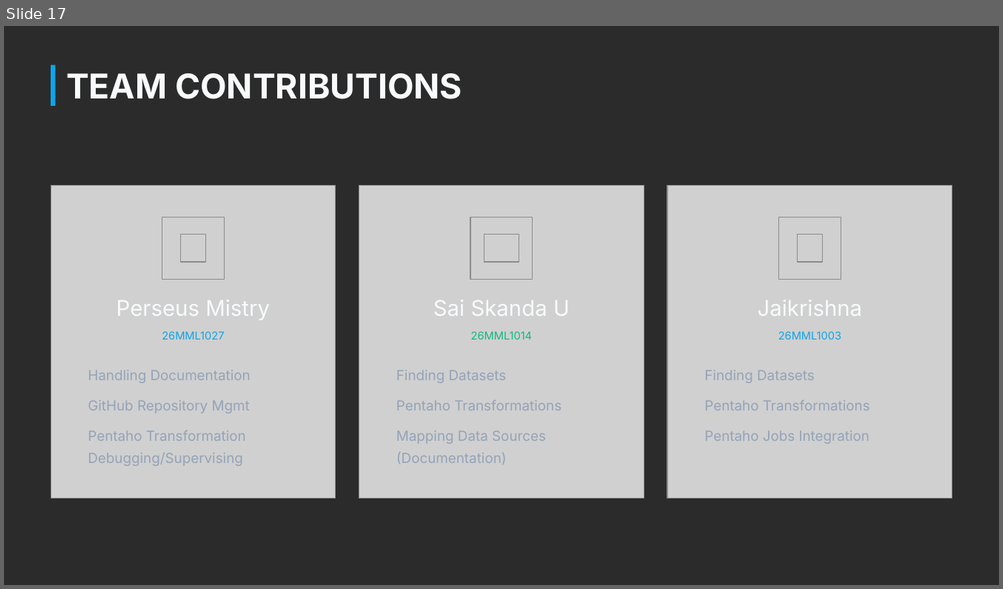
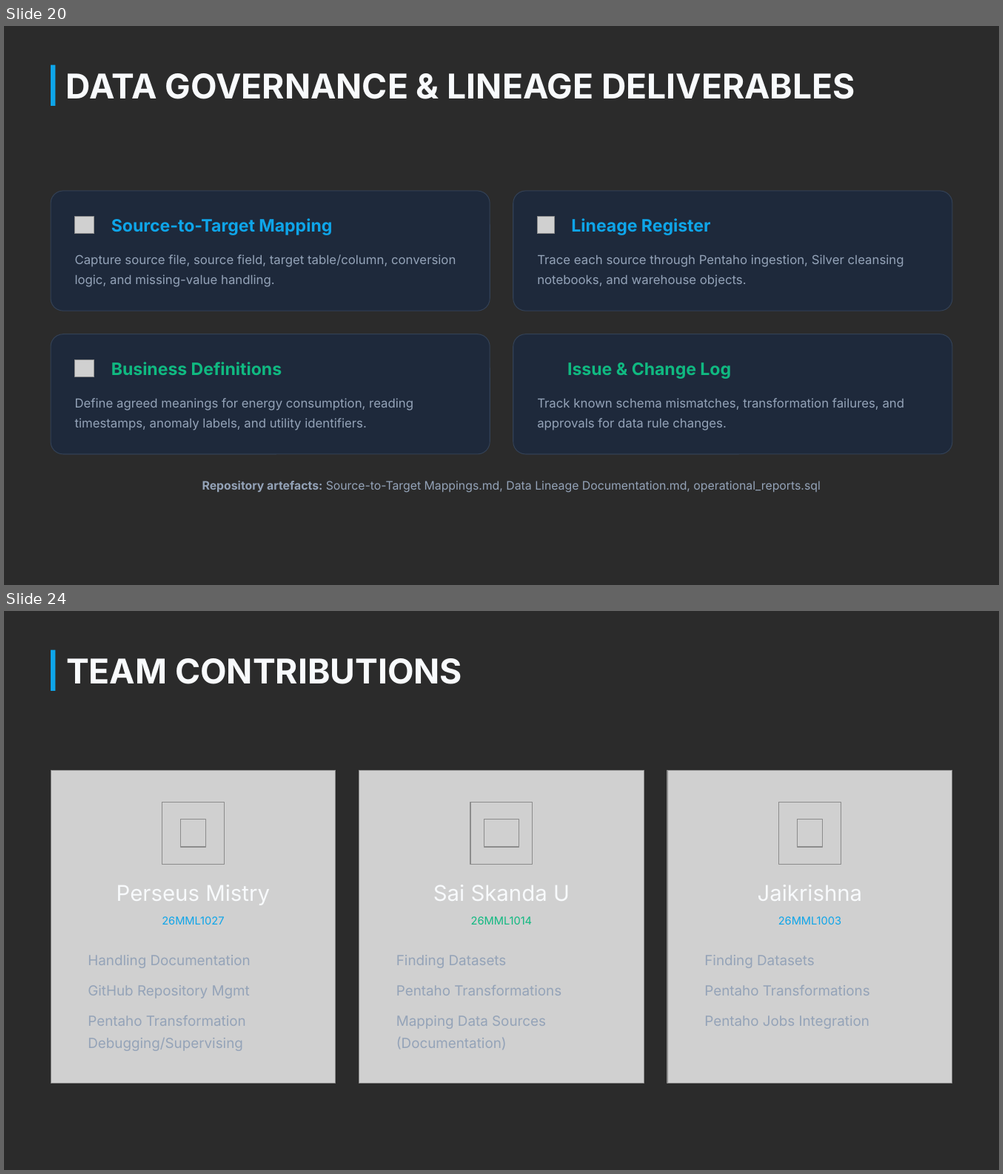
Before and after one commit to Perseus04/Enterprise-Energy-Data-Platform, a slide deck: docs/report/Enterprise Energy Data Platform Progress 1.pptx. Shown one above the other, each under a label of ours: slide 17 before the commit, slides 20 and 24 after it; the slides between them are not shown. The pictures are 1003x589 and 1003x1174 pixels, drawn with LibreOffice and Linux fonts; fonts in the diff are those of the drawing; grey boxes stand for pictures; background and template pictures are left out; a plain dark background stands for a picture behind light text. Boxes give left, top, right and bottom in pixels: in the first picture for what was removed or moved away, otherwise in the second. Text is boxed around its words. In the diff, an @@ line names an element or a change of style, - is before the commit and + after.

Commit message:
Updating Transformations and Documentation.

```diff
--- a/docs/report/Enterprise Energy Data Platform Progress 1.pptx
+++ b/docs/report/Enterprise Energy Data Platform Progress 1.pptx
@@ slide 20 added at [4,26,999,585], background picture (left out) @@
@@ rectangle added at [51,64,55,106], fill #0EA5E9 @@
@@ text added at [66,73,855,99], 33 pt, text #F8FAFC, bold @@
+DATA GOVERNANCE & LINEAGE DELIVERABLES
@@ rounded rectangle added at [51,191,489,311], fill #1E293B, outline #334155 0.75 pt @@
@@ rounded rectangle added at [513,191,952,311], fill #1E293B, outline #334155 0.75 pt @@
@@ picture added at [75,217,94,234] @@
@@ text added at [111,218,332,235], 16.5 pt, text #0EA5E9, bold @@
+Source-to-Target Mapping
@@ picture added at [538,217,555,234] @@
@@ text added at [571,218,711,235], 16.5 pt, text #0EA5E9, bold @@
+Lineage Register
@@ text added at [75,255,455,287], 12 pt, text #94A3B8 @@
+Capture source file, source field, target table/column, conversion logic, and missing-value handling.
@@ text added at [537,255,904,287], 12 pt, text #94A3B8 @@
+Trace each source through Pentaho ingestion, Silver cleansing notebooks, and warehouse objects.
@@ rounded rectangle added at [51,334,489,454], fill #1E293B, outline #334155 0.75 pt @@
@@ rounded rectangle added at [513,334,952,454], fill #1E293B, outline #334155 0.75 pt @@
@@ picture added at [75,360,94,378] @@
@@ text added at [111,362,282,375], 16.5 pt, text #10B981, bold @@
+Business Definitions
@@ text added at [567,363,731,379], 16.5 pt, text #10B981, bold @@
+Issue & Change Log
@@ text added at [75,398,413,431], 12 pt, text #94A3B8 @@
+Define agreed meanings for energy consumption, reading timestamps, anomaly labels, and utility identifiers.
@@ text added at [537,398,905,431], 12 pt, text #94A3B8 @@
+Track known schema mismatches, transformation failures, and approvals for data rule changes.
@@ text added at [202,481,819,493], 11.2 pt, text #94A3B8 @@
+Repository artefacts: Source-to-Target Mappings.md, Data Lineage Documentation.md, operational_reports.sql
@@ what was slide 17 is now slide 24 @@
```
Also in this commit, not shown: 1 slide changed, 7 other slides added, 1 slide removed, 25 other files.
